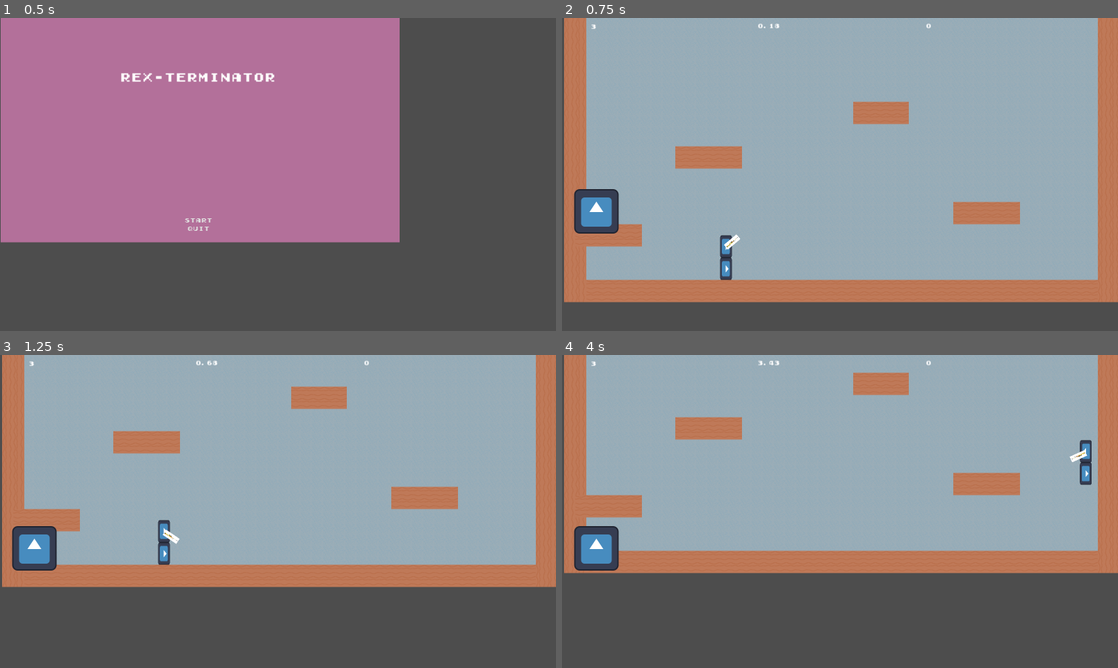
Above: before the commit, frames 1-4 (two rows, left to right).
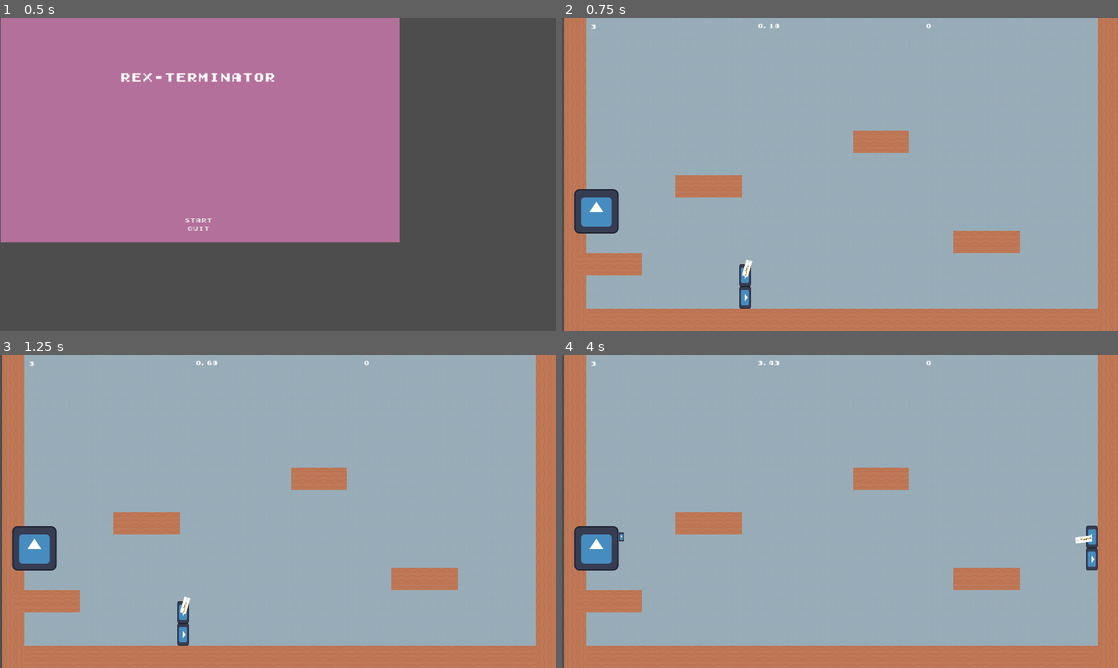
Above: after the commit, the same moments.

Repository: deruitda/ludum-dare-56
Game: Godot game, scene res://scenes/core/main.tscn
The game is run twice, just before and just after one commit, with the same random seed, the same clock (stepped at 60 frames per second) and the same inputs. The engine's default icon, where the game draws it, is replaced by a stand-in: a white triangle on a blue panel in a dark square.
Inputs (mouse positions are in pixels of both pictures, inside the frame that each line leads up to):
- Up to frame 1 (0.5 s): no input
- Up to frame 2 (0.75 s): click "Start" at 0.5 s
- Up to frame 3 (1.25 s): no input
- Up to frame 4 (4 s): move the mouse to (962, 495) at 1.27 s; hold D (move_right) 1.28-2.78 s; click (962, 495) at 1.35 s; tap Space (jump) at 1.52, 2.27, 3.77 s; move the mouse to (728, 527) at 2.02 s; click (728, 527) at 2.1 s; move the mouse to (895, 442) at 2.77 s; hold A (move_left) 2.78-3.53 s; click (895, 442) at 2.85 s; move the mouse to (812, 574) at 3.52 s; hold D (move_right) from 3.53 s (still down); click (812, 574) at 3.6 s

Frame 1 is identical in both runs. In frame 2, 22% of the frame differs, in the area x 0-100%, y 26-100%; in frame 3, 36%; in frame 4, 42%, in the area x 0-100%, y 5-100%.

Commit message:
Fixed follow cam

Diff:
--- a/scenes/core/follow_cam.gd
+++ b/scenes/core/follow_cam.gd
@@ -2,8 +2,12 @@
 
 @export var follow_target: Node2D
 @export_range(0, 1) var weight: float
-@export var cam_y_offset: float = 1000
+var min_y_pos: float = -450
 
 func _process(delta: float) -> void:
-	global_position.y = lerp(global_position.y, follow_target.global_position.y + cam_y_offset, weight)
+	global_position.y = lerp(global_position.y, follow_target.global_position.y, weight)
+
+	if global_position.y > min_y_pos:
+		global_position.y = min_y_pos
+
 	print(global_position)
--- a/scenes/core/follow_cam.tscn
+++ b/scenes/core/follow_cam.tscn
@@ -3,5 +3,6 @@
 [ext_resource type="Script" path="res://scenes/core/follow_cam.gd" id="1_3iu3r"]
 
 [node name="FollowCam" type="Camera2D"]
+position = Vector2(4, -8)
 script = ExtResource("1_3iu3r")
 weight = 0.298
--- a/scenes/levels/termite_extermination.tscn
+++ b/scenes/levels/termite_extermination.tscn
@@ -39,11 +39,10 @@
 position = Vector2(794, -448)
 follow_target = NodePath("../Player")
 weight = 0.023
-cam_y_offset = 58.94
 
 [node name="Player" parent="." instance=ExtResource("1_h4sor")]
 z_index = 1
-position = Vector2(466, -164)
+position = Vector2(521, -128)
 
 [node name="TileMapLayer" type="TileMapLayer" parent="."]
 tile_map_data = PackedByteArray("AAAAAJ//AAAAAAAAAAAAAKD/AAAAAAAAAAAAAKH/AAAAAAAAAAAAAKL/AAAAAAAAAAAAAKP/AAAAAAAAAAAAAK …(77520 unchanged characters)…
